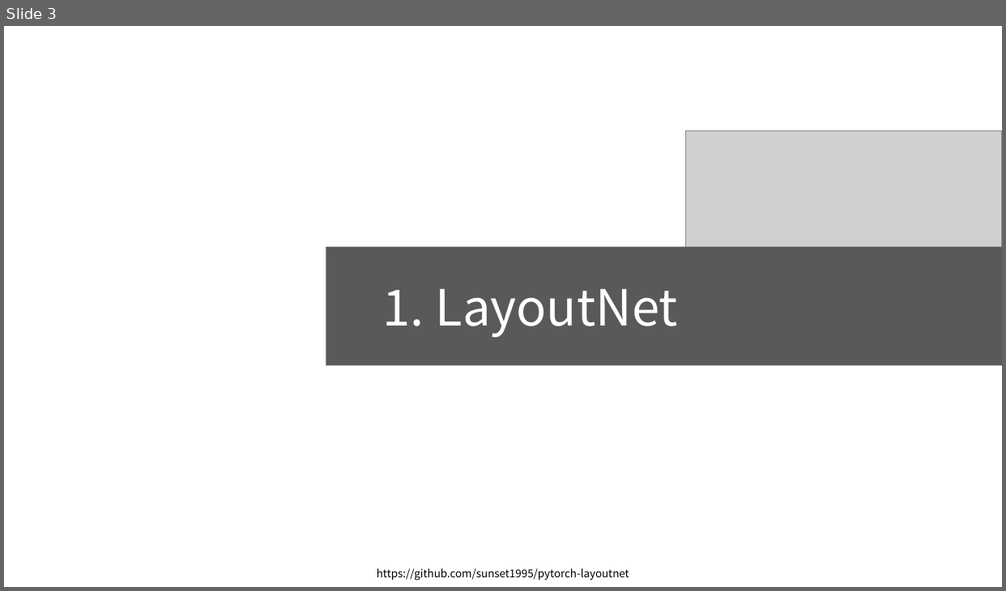
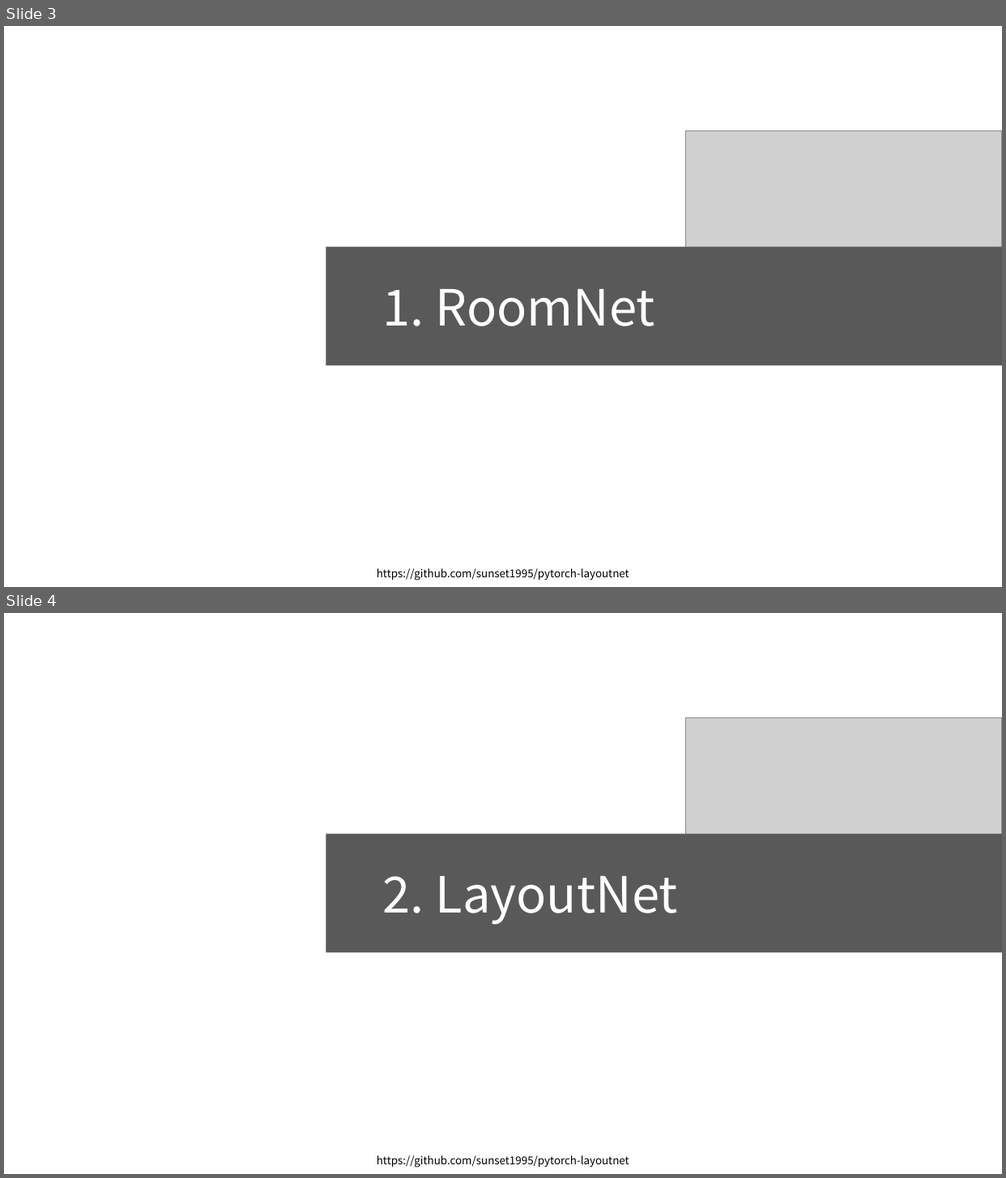
Before and after one commit to arittung/3D_Room_Layout_estimation, a slide deck: LayoutNet-HorizonNet-HoHoNet 정리.pptx. Shown one above the other, each under a label of ours: slide 3 before the commit, slides 3 and 4 after it. The pictures are 1006x591 and 1006x1178 pixels, drawn with LibreOffice and Linux fonts; fonts in the diff are those of the drawing; grey boxes stand for pictures. Boxes give left, top, right and bottom in pixels: in the first picture for what was removed or moved away, otherwise in the second. Text is boxed around its words. In the diff, an @@ line names an element or a change of style, - is before the commit and + after.

Commit message:
add layoutnet 정리

```diff
--- a/LayoutNet-HorizonNet-HoHoNet 정리.pptx
+++ b/LayoutNet-HorizonNet-HoHoNet 정리.pptx
@@ slide 4 added at bbox=[4, 613, 1002, 1174], background #FFFFFF @@
@@ picture added at bbox=[686, 718, 1002, 843] @@
@@ rectangle added at bbox=[326, 834, 1002, 953], fill #595959 @@
@@ text added at bbox=[383, 876, 678, 925], 48 pt, text #FFFFFF @@
+2. LayoutNet
@@ text added at bbox=[377, 1156, 629, 1167], 10.5 pt, text #000000 @@
+https://github.com/sunset1995/pytorch-layoutnet
@@ slide 3 changed as well @@
@@ text at bbox=[383, 289, 655, 327]: text changed @@
-1. LayoutNet
+1. RoomNet
```
Also in this commit, not shown: 15 other slides changed, 11 other slides added, 2 other files.
